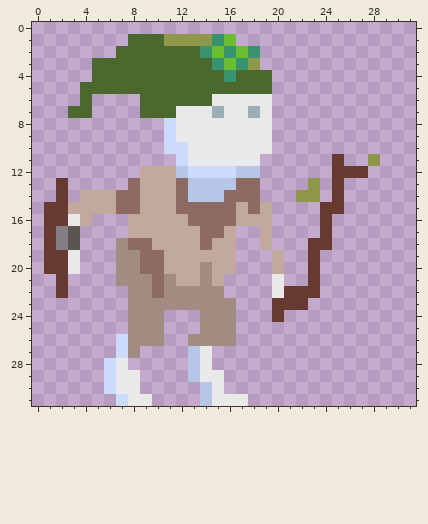
Two states of a pixel-art sprite, res/Doug's Sprites/DougTheAdventurer4.png. The picture above was drawn from the file before the commit.
The file is 32x32 pixels.
And afterwards:
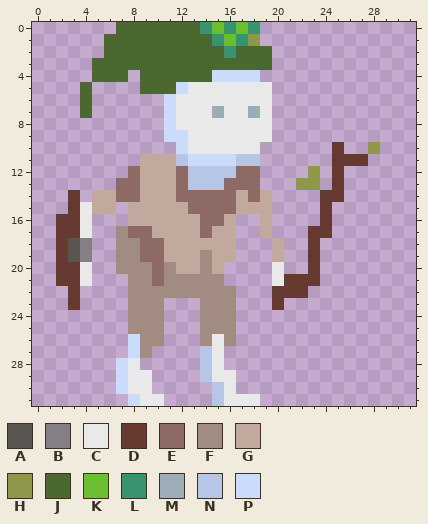
Palette (. is transparent): A #595652  B #847e87  C #e9e9e9  D #663931  E #8d6a64  F #a28b81  G #c1a99e  H #8f974a  J #4b692f  K #6abe30  L #37946e  M #9badb7  N #b6c6e6  P #cbdbfc
From old to new:
@@ x 0..31 @@
- 0 ................................
- 1 ........JJJHHHHLK...............
- 2 .......JJJJJJJLKLKL.............
- 3 .....JJJJJJJJJJLKLH.............
- 4 .....JJJJJJJJJJJLJJJ............
- 5 ....JJJJJJJJJJJJJJJJ............
- 6 ....J....JJJJJJCCCCC............
- 7 ...JJ....JJJCCCMCCMC............
+ 0 .......JJJJJJJLKLKL.............
+ 1 ......JJJJJJJJJLKLH.............
+ 2 ......JJJJJJJJJJLJJJ............
+ 3 .....JJJJJJJJJJJJJJJ............
+ 4 .....JJJ.JJJJJJPPPP.............
+ 5 ....J....JJJPCCCCCCC............
+ 6 ....J......PCCCCCCCC............
+ 7 ....J......PCCCMCCMC............
  8 ...........PCCCCCCCC............
- 9 ...........PCCCCCCCC............
-10 ...........PPCCCCCCC............
-11 ............PCCCCCC......D..H...
-12 .........GGGNPPPPNN......DDD....
-13 ..D.....EGGGENNNNEE....H.D......
-14 ..D.GGGEEGGGENNNEEE...HH.D......
-15 .DDGGGGEEGGGEEEEEGEG....DD......
-16 .DDCG...GGGGGEEEEGGG....D.......
-17 .DBA....GGGGGGEEG..G....D.......
-18 .DBA...FEEGGGGEGG..G...DD.......
-19 .DDC...FFEEGGGGGG...G..D........
-20 .DDC...FFEEGGGFGG...G..D........
-21 ..D....FFFEFGGFG....C..D........
-22 ..D.....FFEFFFFF....CDDD........
-23 ........FFFFFFFFF...DDD.........
-24 ........FFF...FFF...D...........
+ 9 ...........PPCCCCCCC............
+10 ............PCCCCCC......D..H...
+11 .........GGGNPPPPNN......DDD....
+12 ........EGGGENNNNEE....H.D......
+13 .......EEGGGENNNEEE...HH.D......
+14 ...D.GGEEGGGEEEEEGEG....DD......
+15 ...DCGG.GGGGGEEEEGGG....D.......
+16 ..DDC...GGGGGGEEG..G....D.......
+17 ..DDC..FEEGGGGEGG..G...DD.......
+18 ..DAB..FFEEGGGGGG...G..D........
+19 ..DAB..FFEEGGGFGG...G..D........
+20 ..DDC..FFFEFGGFG....C..D........
+21 ..DDC...FFEFFFFF....CDDD........
+22 ...D....FFFFFFFFF...DDD.........
+23 ...D....FFF...FFF...D...........
+24 ........FFF...FFF...............
 25 ........FFF...FFF...............
-26 .......PFFF..FFFF...............
-27 .......PF....NC.................
-28 ......PC.....NC.................
-29 ......PCC....NCC................
-30 ......PCC.....NC................
-31 .......PCC....NCCC..............
+26 ........PFF...FCF...............
+27 ........PF....NC................
+28 .......PC.....NC................
+29 .......PCC....NCC...............
+30 .......PCC.....NC...............
+31 ........PCC....NCCC.............
Changed places in both pictures, as pixel boxes (x1, y1, x2, y2):
changed: (44, 22, 380, 406)
